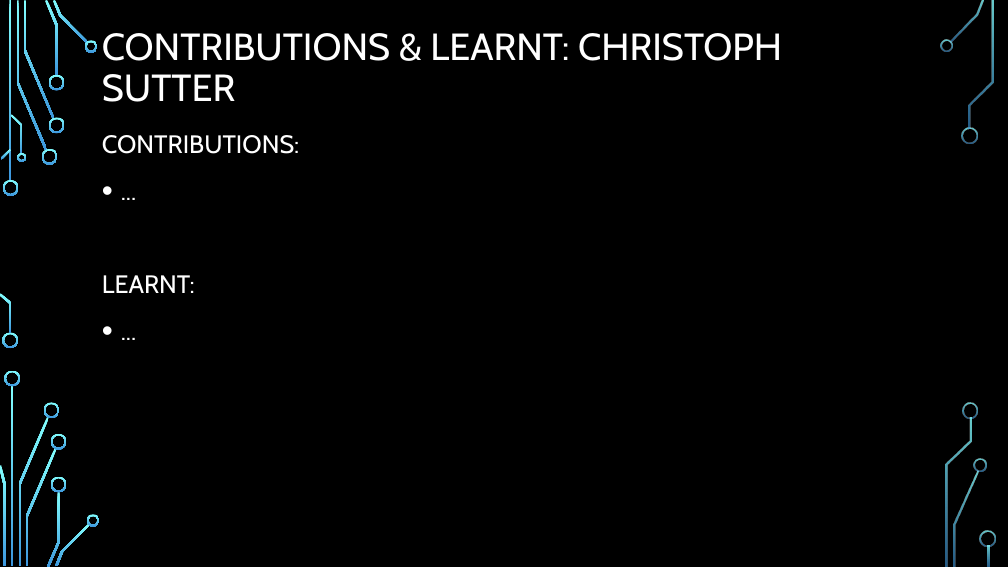
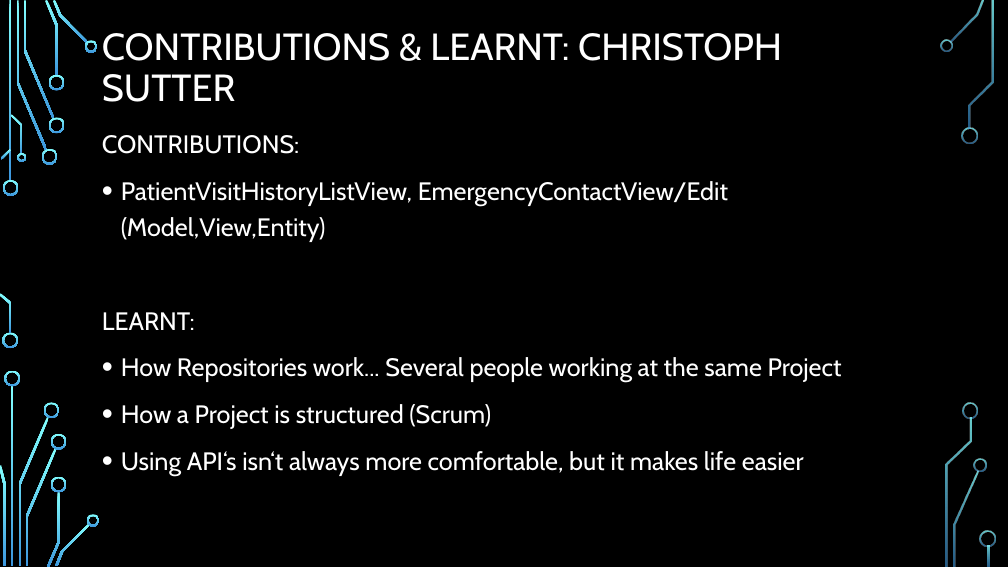
Before and after one commit to BurningBadger/ch.bfh.bti7081.s2016.blue, a slide deck: slide 7 of doc/task14/final_presentation.pptx. Drawn at 1008x567 pixels with LibreOffice and Linux fonts; fonts in the diff are those of the drawing; background and template pictures are left out. Boxes give left, top, right and bottom in pixels: in the first picture for what was removed or moved away, otherwise in the second. Text is boxed around its words. In the diff, an @@ line names an element or a change of style, - is before the commit and + after.

```diff
--- a/doc/task14/final_presentation.pptx
+++ b/doc/task14/final_presentation.pptx
@@ text at (121, 181, 728, 242): text changed @@
-• ...
+• PatientVisitHistoryListView, EmergencyContactView/Edit (Model,View,Entity)
@@ text at (121, 357, 842, 476): text changed @@
-• ...
+• How Repositories work... Several people working at the same Project
+• How a Project is structured (Scrum)
+• Using API‘s isn‘t always more comfortable, but it makes life easier
```
Also in this commit, not shown: 1 other slide changed.
